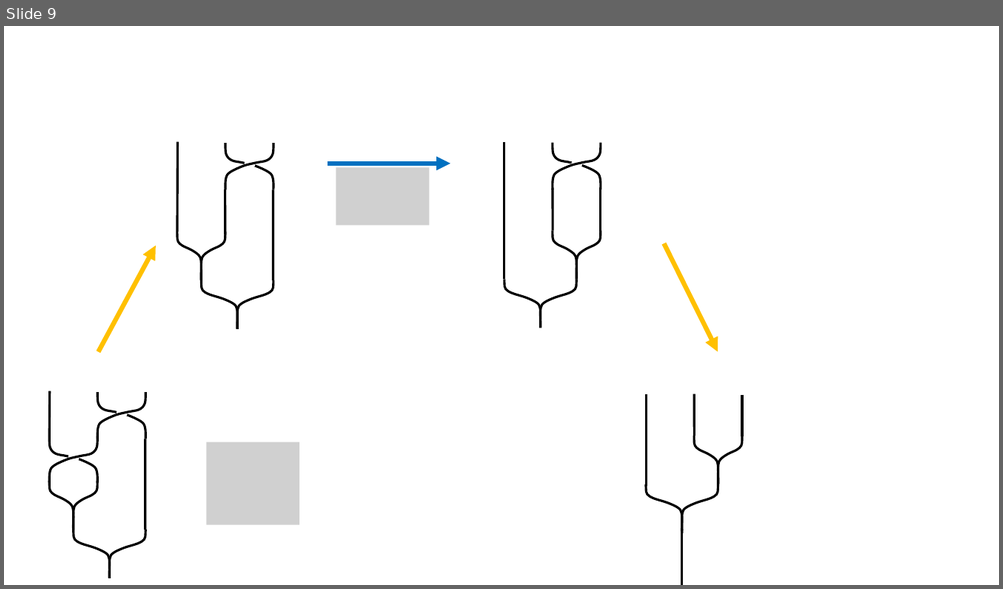
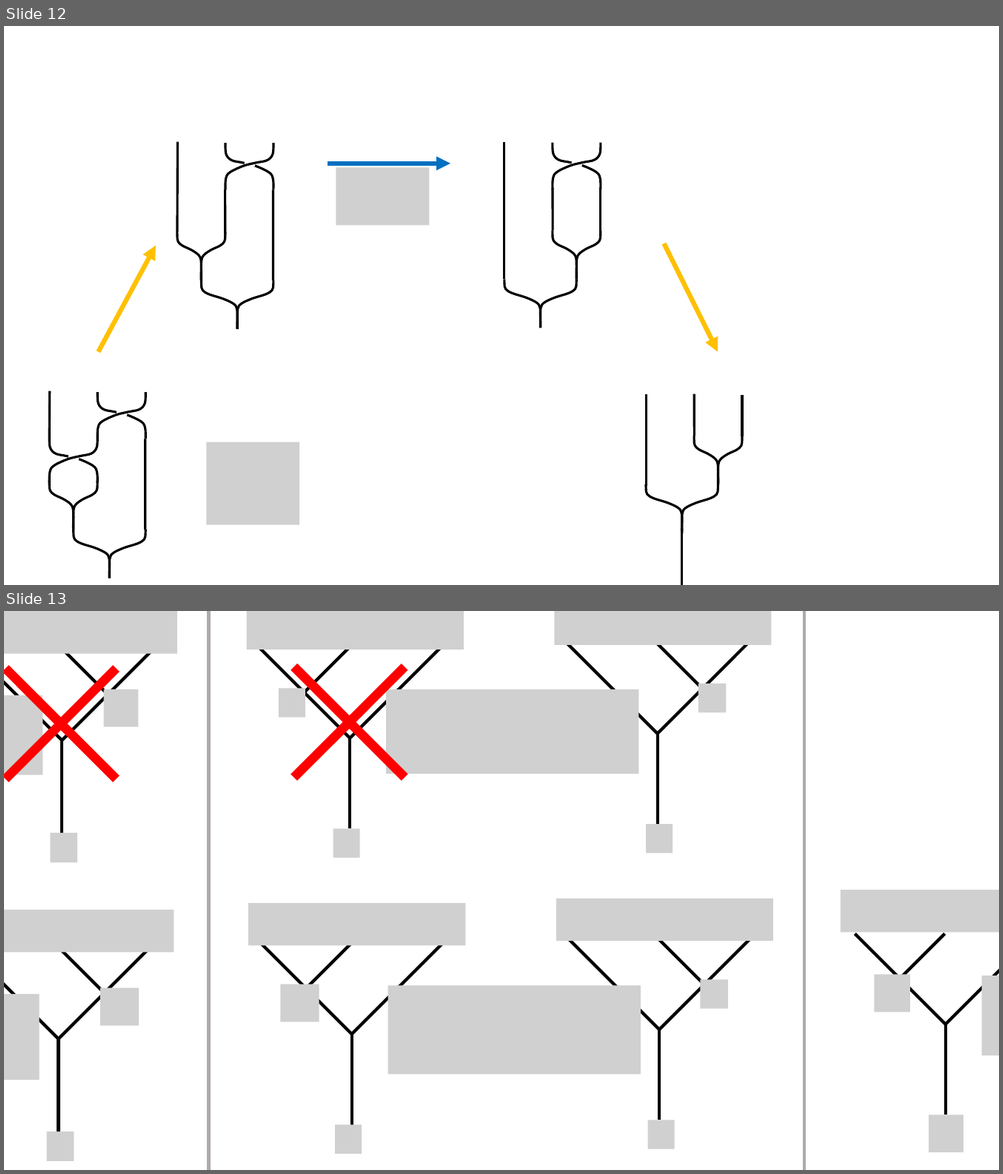
Before and after one commit to yk-liu/yk-liu.github.io, a slide deck: _posts/2019-05-14-Introduction-to-QC-and-TQC-Ising-Anyons/assets/pics.source.pptx. Shown one above the other, each under a label of ours: slide 9 before the commit, slides 12 and 13 after it. The pictures are 1003x589 and 1003x1174 pixels, drawn with LibreOffice and Linux fonts; fonts in the diff are those of the drawing; grey boxes stand for pictures; background and template pictures are left out. Boxes give left, top, right and bottom in pixels: in the first picture for what was removed or moved away, otherwise in the second. Text is boxed around its words. In the diff, an @@ line names an element or a change of style, - is before the commit and + after.

```diff
--- a/_posts/2019-05-14-Introduction-to-QC-and-TQC-Ising-Anyons/assets/pics.source.pptx
+++ b/_posts/2019-05-14-Introduction-to-QC-and-TQC-Ising-Anyons/assets/pics.source.pptx
@@ slide 13 added at box(4, 611, 999, 1170), background #FFFFFF @@
@@ group added at box(4, 611, 177, 863): 4 lines, 4 pictures @@
@@ cross added at box(4, 618, 167, 830), fill #FF0000 @@
@@ line added from (208, 611) to (208, 1170), #AFABAB 3 pt @@
@@ cross added at box(243, 615, 455, 828), fill #FF0000 @@
@@ group added at box(247, 611, 771, 858): 8 lines, 7 pictures @@
@@ line added from (805, 611) to (805, 1170), #AFABAB 3 pt @@
@@ group added at box(249, 898, 774, 1154): 8 lines, 7 pictures @@
@@ picture added at box(840, 890, 999, 933) @@
@@ group added at box(4, 910, 173, 1162): 4 lines, 4 pictures @@
@@ line added from (854, 934) to (945, 1025), #000000 3 pt @@
@@ line added from (945, 934) to (899, 980), #000000 3 pt @@
@@ line added from (945, 1025) to (999, 934), #000000 3 pt @@
@@ picture added at box(874, 975, 910, 1012) @@
@@ picture added at box(982, 976, 999, 1056) @@
@@ line added from (945, 1025) to (945, 1116), #000000 3 pt @@
@@ picture added at box(928, 1116, 963, 1153) @@
@@ what was slide 9 is now slide 12 @@
```
Also in this commit, not shown: 4 other slides added, 5 other files.
